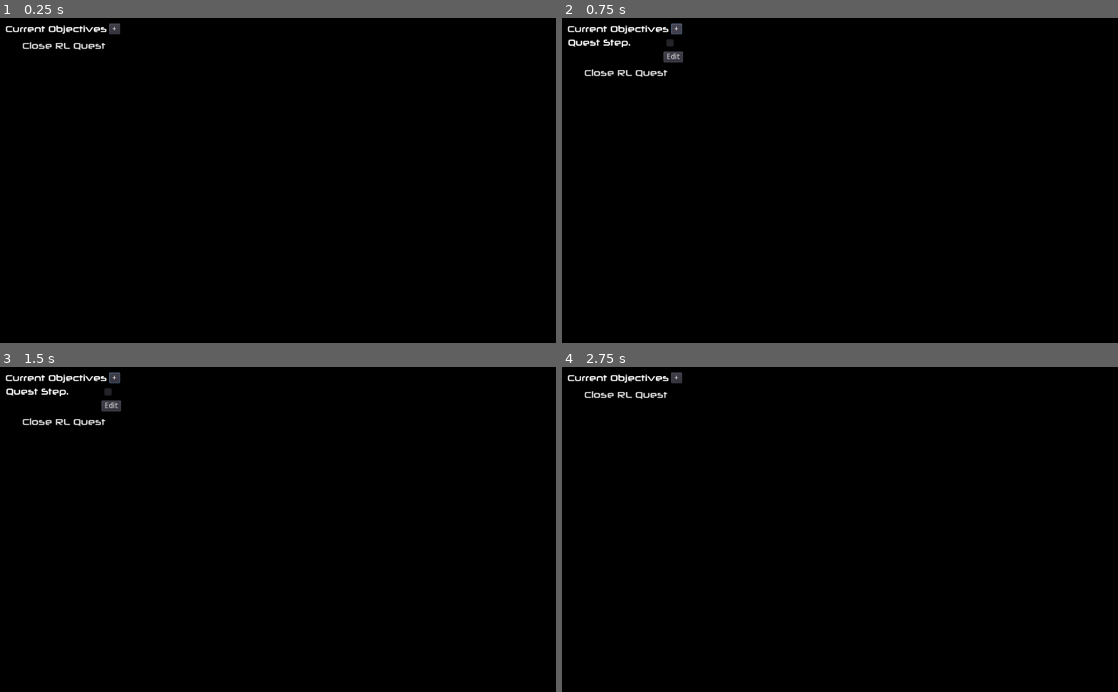
Above: before the commit, frames 1-4 (two rows, left to right).
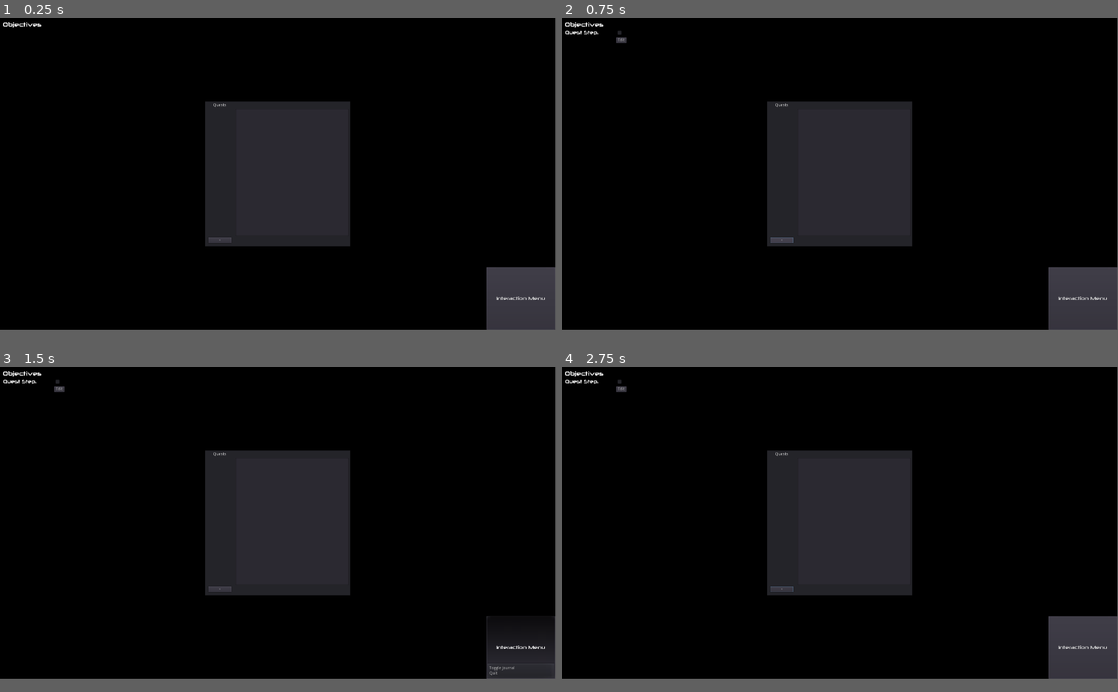
Above: after the commit, the same moments.

Repository: Thorqs/RLQuest
Game: Godot game, scene res://Control.tscn
The game is run twice, just before and just after one commit, with the same random seed, the same clock (stepped at 60 frames per second) and the same inputs.
Inputs (mouse positions are in pixels of both pictures, inside the frame that each line leads up to; where the layout moved, square brackets give the same spot in the first picture):
- Up to frame 1 (0.25 s): no input
- Up to frame 2 (0.75 s): click "+" at 0.5 s
- Up to frame 3 (1.5 s): click (522, 659) at 1.25 s, where only the run after the commit has a clickable "Interaction Menu"
- Up to frame 4 (2.75 s): click (623, 383) [673, 393] at 2 s
In our replay, the window is 800x468 before the commit and 799x449 after it. These sizes can differ from the game's own. Grey fills any space a smaller window leaves; there, only what the larger window draws over its background counts as a difference.

The runs differ from the first frame. In frame 1, 15% of the frame differs, in the area x 0-100%, y 1-96%; in frame 2, 15%; in frame 3, 14%; in frame 4, 15%.

Commit message:
Quest node UI and start of quest graph

Diff:
--- a/Control.gd
+++ b/Control.gd
@@ -1,17 +1,41 @@
 extends Control
-
 
 var quest_entry
 var quest_list
+var journal
+#var list_dragging
+#var list_box
 
 # Called when the node enters the scene tree for the first time.
 func _ready():
 	get_tree().get_root().set_transparent_background(true)
+#	list_box = get_node("ParentVBoX")
 	quest_list = get_node("ParentVBoX/QuestListVBox")
 	quest_entry = load("res://quest_entry.tscn")
+	journal = get_node("Journal")
+	get_node("MascotViewContainer/InteractionMenu").get_popup().connect("id_pressed", self, "_on_interact")
 
-func _on_quit_pressed():
-	get_tree().quit()
-
+# Add a quest
 func _on_add_button_pressed():
 	quest_list.add_child(quest_entry.instance())
+
+# Interaction Menu Spawned
+func _on_interact(id):
+	if(id == 1):
+		get_tree().quit()
+	if(id == 0):
+		journal.visible = !journal.visible
+
+# TODO make the quest list draggable
+#func _on_ParentVBoX_gui_input(event):
+#	get_node("ParentVBoX/TitleHBox/objective_label").text = event.as_text()
+#	if(event == InputEventMouseButton):
+#		if(event.is_pressed() && event.get_button_index() == BUTTON_LEFT):
+#			list_box.hide()
+			#list_dragging = true
+			#list_relative = quest_list.rect_position - event.position
+	#	if(!event.is_pressed() && event.get_button_index() == BUTTON_LEFT):
+	#		list_dragging = false
+	#if(event.type == InputEventMouseMotion):
+	#	if(list_dragging):
+	#		list_box._set_position(list_box.get_position() + event.get_relative())
--- a/Control.tscn
+++ b/Control.tscn
@@ -4,16 +4,18 @@
 [ext_resource path="res://neuropolitical rg.ttf" type="DynamicFontData" id=2]
 
 [sub_resource type="DynamicFont" id=1]
-outline_size = 1
+size = 20
+outline_size = 2
 outline_color = Color( 0, 0, 0, 1 )
 font_data = ExtResource( 2 )
 
 [sub_resource type="DynamicFont" id=2]
-outline_size = 1
-outline_color = Color( 0, 0, 0, 1 )
 font_data = ExtResource( 2 )
 
 [node name="Control" type="Control"]
+anchor_right = 1.0
+anchor_bottom = 1.0
+margin_right = -0.00012207
 script = ExtResource( 1 )
 __meta__ = {
 "_edit_use_anchors_": false
@@ -22,40 +24,126 @@
 [node name="ParentVBoX" type="VBoxContainer" parent="."]
 margin_left = 10.0
 margin_top = 10.0
+margin_right = 225.0
+margin_bottom = 39.0
 rect_min_size = Vector2( 215, 0 )
 __meta__ = {
 "_edit_use_anchors_": false
 }
 
-[node name="TitleHBox" type="HBoxContainer" parent="ParentVBoX"]
+[node name="objectiveLabel" type="Label" parent="ParentVBoX"]
 margin_right = 215.0
-margin_bottom = 20.0
+margin_bottom = 25.0
+custom_fonts/font = SubResource( 1 )
+text = "Objectives"
 
-[node name="objective_label" type="Label" parent="ParentVBoX/TitleHBox"]
-margin_right = 187.0
-margin_bottom = 20.0
-custom_fonts/font = SubResource( 1 )
-text = "Current Objectives"
+[node name="QuestListVBox" type="VBoxContainer" parent="ParentVBoX"]
+margin_top = 29.0
+margin_right = 215.0
+margin_bottom = 29.0
 
-[node name="add_button" type="Button" parent="ParentVBoX/TitleHBox"]
-margin_left = 191.0
-margin_right = 211.0
-margin_bottom = 20.0
+[node name="MascotViewContainer" type="ViewportContainer" parent="."]
+anchor_left = 1.0
+anchor_top = 1.0
+anchor_right = 1.0
+anchor_bottom = 1.0
+margin_left = -238.0
+margin_top = -217.0
+hint_tooltip = "Click for options"
+stretch = true
+stretch_shrink = 2
+__meta__ = {
+"_edit_use_anchors_": false
+}
+
+[node name="MascotView" type="Viewport" parent="MascotViewContainer"]
+size = Vector2( 119, 108 )
+transparent_bg = true
+handle_input_locally = false
+render_target_update_mode = 3
+
+[node name="MascotCamera" type="Camera" parent="MascotViewContainer/MascotView"]
+fov = 67.4622
+
+[node name="MascotLight" type="OmniLight" parent="MascotViewContainer/MascotView/MascotCamera"]
+transform = Transform( 1, 0, 0, 0, 1, 0, 0, 0, 1, -1.92363, 3.42965, 3.49877 )
+omni_range = 13.1604
+
+[node name="InteractionMenu" type="MenuButton" parent="MascotViewContainer"]
+anchor_right = 1.0
+anchor_bottom = 1.0
+custom_fonts/font = SubResource( 2 )
+text = "Interaction Menu"
+flat = false
+items = [ "Toggle Journal", null, 0, false, false, 0, 0, null, "", false, "Quit", null, 0, false, false, 1, 0, null, "", false ]
+__meta__ = {
+"_edit_use_anchors_": false
+}
+
+[node name="Journal" type="Panel" parent="."]
+anchor_left = 0.5
+anchor_top = 0.5
+anchor_right = 0.5
+anchor_bottom = 0.5
+margin_left = -250.0
+margin_top = -250.0
+margin_right = 250.0
+margin_bottom = 250.0
+__meta__ = {
+"_edit_use_anchors_": false
+}
+
+[node name="questLabel" type="Label" parent="Journal"]
+margin_left = 5.0
+margin_top = 5.0
+margin_right = 95.0
+margin_bottom = 19.0
+text = "Quests"
+align = 1
+__meta__ = {
+"_edit_use_anchors_": false
+}
+
+[node name="questScroller" type="ScrollContainer" parent="Journal"]
+anchor_top = 0.5
+anchor_bottom = 0.5
+margin_left = 5.0
+margin_top = -225.0
+margin_right = 95.0
+margin_bottom = 215.0
+__meta__ = {
+"_edit_use_anchors_": false
+}
+
+[node name="questNames" type="VBoxContainer" parent="Journal/questScroller"]
+margin_right = 90.0
+margin_bottom = 440.0
+rect_min_size = Vector2( 80, 300 )
+size_flags_horizontal = 3
+size_flags_vertical = 3
+
+[node name="addButton" type="Button" parent="Journal"]
+anchor_top = 1.0
+anchor_bottom = 1.0
+margin_left = 10.0
+margin_top = -30.0
+margin_right = 90.0
+margin_bottom = -9.99997
 hint_tooltip = "Add another task item"
 text = "+"
+__meta__ = {
+"_edit_use_anchors_": false
+}
 
-[node name="QuestListVBox" type="VBoxContainer" parent="ParentVBoX"]
-margin_top = 24.0
-margin_right = 215.0
-margin_bottom = 24.0
+[node name="questHeader" type="Label" parent="Journal"]
+margin_left = 105.0
+margin_top = 5.0
+margin_right = 495.0
+margin_bottom = 19.0
 
-[node name="quit_button" type="Button" parent="ParentVBoX"]
-margin_top = 28.0
-margin_right = 215.0
-margin_bottom = 54.0
-hint_tooltip = "Closes the program"
-custom_fonts/font = SubResource( 2 )
-text = "Close RL Quest"
-flat = true
-[connection signal="pressed" from="ParentVBoX/TitleHBox/add_button" to="." method="_on_add_button_pressed"]
-[connection signal="pressed" from="ParentVBoX/quit_button" to="." method="_on_quit_pressed"]
+[node name="questDetails" type="TextEdit" parent="Journal"]
+margin_left = 105.0
+margin_top = 25.0
+margin_right = 495.0
+margin_bottom = 465.0
+[connection signal="pressed" from="Journal/addButton" to="." method="_on_add_button_pressed"]
--- /dev/null
+++ b/QuestGraph.gd
@@ -0,0 +1,33 @@
+extends GraphEdit
+
+onready var graph_node = preload("res://questStepNode.tscn")
+
+# Called when the node enters the scene tree for the first time.
+func _ready():
+	pass # Replace with function body.
+
+func get_connections(node_name):
+	var ret = {"left": [], "right": []}
+	for conn in get_connection_list():
+		if node_name == conn["from:"]: ret["right"].append(conn["to"])
+		elif node_name == conn["to:"]: ret["right"].append(conn["from"])
+
+func _on_QuestGraph_delete_nodes_request():
+	for c in get_children():
+		if c is GraphNode and c.is_selected():
+			c.queue_free()
+
+
+func _on_QuestGraph_connection_request(from, from_slot, to, to_slot):
+	connect_node(from, from_slot, to, to_slot)
+
+
+func _on_QuestGraph_disconnection_request(from, from_slot, to, to_slot):
+	disconnect_node(from, from_slot, to, to_slot)
+
+
+func _on_QuestGraph_connection_to_empty(from, from_slot, release_position):
+	var new_node = graph_node.instance()
+	new_node.set_offset(release_position-Vector2(0, new_node.rect_size.y/2))
+	add_child(new_node)
+	connect_node(from, from_slot, new_node.name, 0)
--- /dev/null
+++ b/QuestGraph.tscn
@@ -0,0 +1,26 @@
+[gd_scene load_steps=3 format=2]
+
+[ext_resource path="res://QuestGraph.gd" type="Script" id=1]
+[ext_resource path="res://questStepNode.tscn" type="PackedScene" id=2]
+
+[node name="QuestGraph" type="GraphEdit"]
+margin_left = 100.576
+margin_top = 75.8635
+margin_right = 1321.58
+margin_bottom = 849.863
+scroll_offset = Vector2( -263, -40 )
+script = ExtResource( 1 )
+__meta__ = {
+"_edit_use_anchors_": false
+}
+
+[node name="questStepNode" parent="." instance=ExtResource( 2 )]
+margin_left = 263.0
+margin_top = 40.0
+margin_right = 893.0
+margin_bottom = 486.0
+mouse_filter = 1
+[connection signal="connection_request" from="." to="." method="_on_QuestGraph_connection_request"]
+[connection signal="connection_to_empty" from="." to="." method="_on_QuestGraph_connection_to_empty"]
+[connection signal="delete_nodes_request" from="." to="." method="_on_QuestGraph_delete_nodes_request"]
+[connection signal="disconnection_request" from="." to="." method="_on_QuestGraph_disconnection_request"]
--- a/project.godot
+++ b/project.godot
@@ -22,6 +22,9 @@
 
 [display]
 
+window/size/width=1920
+window/size/height=1080
+window/size/resizable=false
 window/size/fullscreen=true
 window/size/always_on_top=true
 window/per_pixel_transparency/allowed=true
--- /dev/null
+++ b/questStepNode.gd
@@ -0,0 +1,30 @@
+extends GraphNode
+
+onready var text_edit = $TextEdit
+
+
+# Called when the node enters the scene tree for the first time.
+func _ready():
+	text_edit.set_custom_minimum_size(Vector2(-1, get_rect().size.y-5))
+
+
+# Called every frame. 'delta' is the elapsed time since the previous frame.
+#func _process(delta):
+#	pass
+
+
+func _on_questStepNode_close_request():
+	queue_free()
+
+
+
+
+func _on_questStepNode_resize_request(new_size):
+	var graph = get_parent()
+	if graph.has_method("is_using_snap") and graph.is_using_snap():
+		var snap = graph.get_snap()
+		rect_size.x = int(new_size.x/snap)*snap
+		rect_size.y = int(new_size.y/snap)*snap
+	else:
+		rect_size = new_size
+	text_edit.set_custom_minimum_size(Vector2(-1, rect_size.y-35))
--- /dev/null
+++ b/questStepNode.tres
@@ -0,0 +1,17 @@
+[gd_resource type="StyleBoxFlat" format=2]
+
+[resource]
+content_margin_left = 25.0
+content_margin_right = 25.0
+content_margin_top = 27.0
+content_margin_bottom = 25.0
+bg_color = Color( 0.196078, 0.196078, 0.196078, 1 )
+border_width_left = 2
+border_width_top = 24
+border_width_right = 2
+border_width_bottom = 2
+border_color = Color( 0.345098, 0.258824, 0.172549, 1 )
+corner_radius_top_left = 5
+corner_radius_top_right = 5
+corner_radius_bottom_right = 5
+corner_radius_bottom_left = 5
--- /dev/null
+++ b/questStepNode.tscn
@@ -0,0 +1,51 @@
+[gd_scene load_steps=4 format=2]
+
+[ext_resource path="res://questStepNode.gd" type="Script" id=1]
+[ext_resource path="res://questStepNode.tres" type="StyleBox" id=2]
+
+[sub_resource type="StyleBoxFlat" id=1]
+content_margin_left = 25.0
+content_margin_right = 25.0
+content_margin_top = 27.0
+content_margin_bottom = 25.0
+bg_color = Color( 0.392157, 0.392157, 0.392157, 1 )
+border_width_left = 2
+border_width_top = 24
+border_width_right = 2
+border_width_bottom = 2
+border_color = Color( 0.690196, 0.517647, 0.345098, 1 )
+corner_radius_top_left = 5
+corner_radius_top_right = 5
+corner_radius_bottom_right = 5
+corner_radius_bottom_left = 5
+
+[node name="questStepNode" type="GraphNode"]
+margin_right = 630.0
+margin_bottom = 446.0
+custom_styles/frame = ExtResource( 2 )
+custom_styles/selectedframe = SubResource( 1 )
+custom_constants/port_offset = 14
+custom_constants/title_offset = 23
+show_close = true
+resizable = true
+slot/0/left_enabled = true
+slot/0/left_type = 0
+slot/0/left_color = Color( 0.0980392, 0.392157, 0, 1 )
+slot/0/right_enabled = true
+slot/0/right_type = 0
+slot/0/right_color = Color( 0.0980392, 0.392157, 0, 1 )
+script = ExtResource( 1 )
+__meta__ = {
+"_edit_use_anchors_": false
+}
+
+[node name="TextEdit" type="TextEdit" parent="."]
+margin_left = 25.0
+margin_top = 27.0
+margin_right = 605.0
+margin_bottom = 27.0
+size_flags_horizontal = 3
+size_flags_vertical = 3
+text = "Title"
+[connection signal="close_request" from="." to="." method="_on_questStepNode_close_request"]
+[connection signal="resize_request" from="." to="." method="_on_questStepNode_resize_request"]
